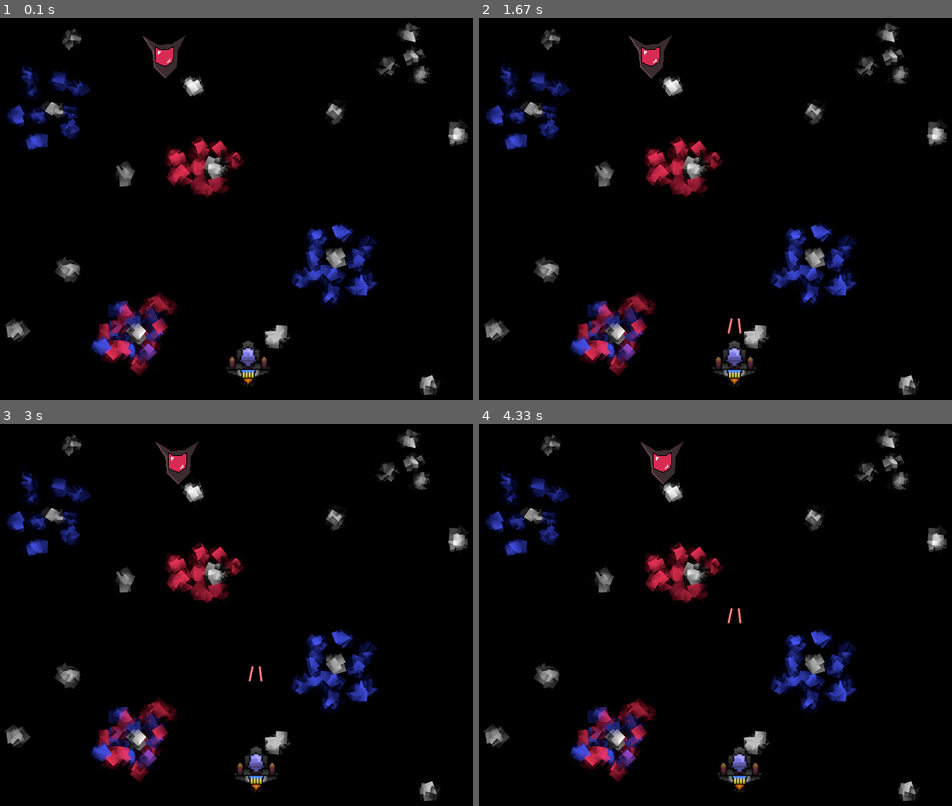
Above: before the commit, frames 1-4 (two rows, left to right).
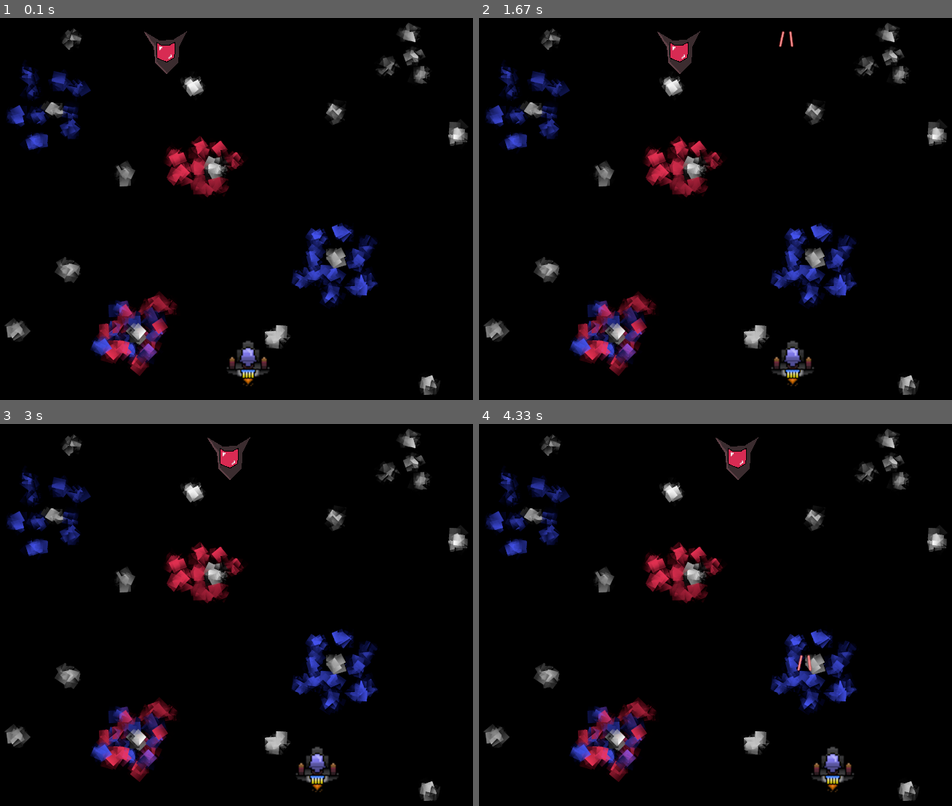
Above: after the commit, the same moments.

Repository: ohank/pygame_test
Game: pygame game, started from game.py
The game is run twice, just before and just after one commit, with the same random seed, the same clock (stepped at 60 frames per second) and the same inputs.
Inputs:
- Up to frame 1 (0.1 s): no input
- Up to frame 2 (1.67 s): hold Right 0.33-0.8 s; hold Right 0.83-1.3 s; tap Space at 0.9, 1.2, 1.4 s; hold Left from 1.33 s (still down)
- Up to frame 3 (3 s): tap Space at 1.7, 1.97, 2.27, 2.4, 2.7 s; release Left at 1.87 s; hold Left 1.9-2.3 s; hold Right 2.33-2.97 s
- Up to frame 4 (4.33 s): hold Left 3-3.47 s; tap Space at 3.07, 3.37, 3.57, 3.87, 4.07 s; hold Right 3.5-3.97 s; hold Right from 4 s (still down)

The runs differ from the first frame. In frame 1, 0.4% of the frame differs, in the area x 30-40%, y 3-16%; in frame 2, 1.9%; in frame 3, 1.8%; in frame 4, 1.9%, in the area x 34-80%, y 3-97%.

Commit message:
Set FPS and change movment speed on elements i game

Diff:
--- a/game.py
+++ b/game.py
@@ -3,7 +3,7 @@
 
 pygame.init()
 clock = pygame.time.Clock()
-clock.tick(30)
+
 screen = pygame.display.set_mode((800, 600))
 
 
@@ -19,13 +19,13 @@
 player_move_x = 0
 
 enemy_image = pygame.image.load('assets/enemy.png')
-enemy_pos = {"x": random.randint(0, 800), "y": random.randint(50, 300)}
-enemy_move_x = 0.1
+enemy_pos = {"x": random.randint(0, 800), "y": random.randint(50, 150)}
+enemy_move_x = 1
 enemy_move_y = 0
 
 laser_image = pygame.image.load('assets/laser.png')
 laser_pos = {"x": 370, "y": 480}
-laser_move_y = 1
+laser_move_y = 20
 laser_ready = True
 
 
@@ -43,6 +43,7 @@
     screen.blit(laser_image, (projectile_position['x'] + 16, projectile_position['y'] + 10))
 
 while run:
+    clock.tick(30)
     screen.fill((50, 50, 150))
     screen.blit(background, (0, 0))
     for event in pygame.event.get():
@@ -51,9 +52,9 @@
 
         if event.type == pygame.KEYDOWN:
             if event.key == pygame.K_LEFT:
-                player_move_x = -0.3
+                player_move_x = -5
             if event.key == pygame.K_RIGHT:
-                player_move_x = 0.3
+                player_move_x = 5
             if event.key == pygame.K_SPACE and laser_ready:
                 laser_pos['x'] = player_pos['x']
                 fire_weapon(laser_pos)
@@ -67,10 +68,10 @@
 
     enemy_pos['x'] += enemy_move_x
     if enemy_pos['x'] <= 0:
-        enemy_move_x = 0.1
+        enemy_move_x = 3
         enemy_pos['y'] += 5
     if enemy_pos['x'] >= 736:
-        enemy_move_x = -0.1
+        enemy_move_x = -3
         enemy_pos['y'] += 5
     if laser_pos['y'] <= 0:
         laser_ready = True
